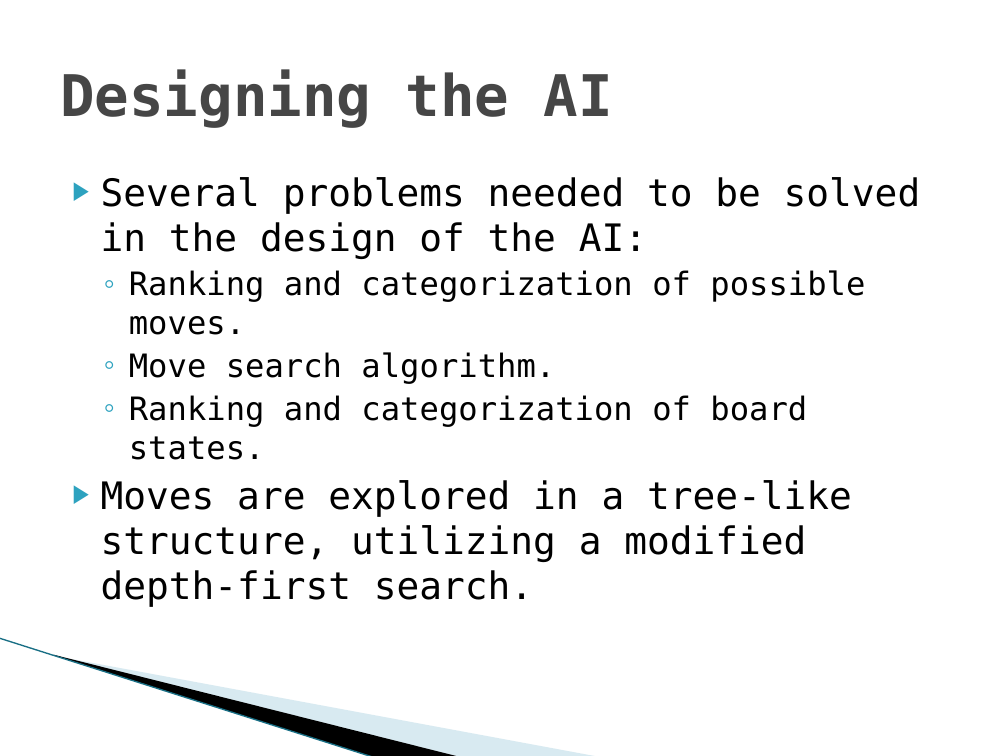
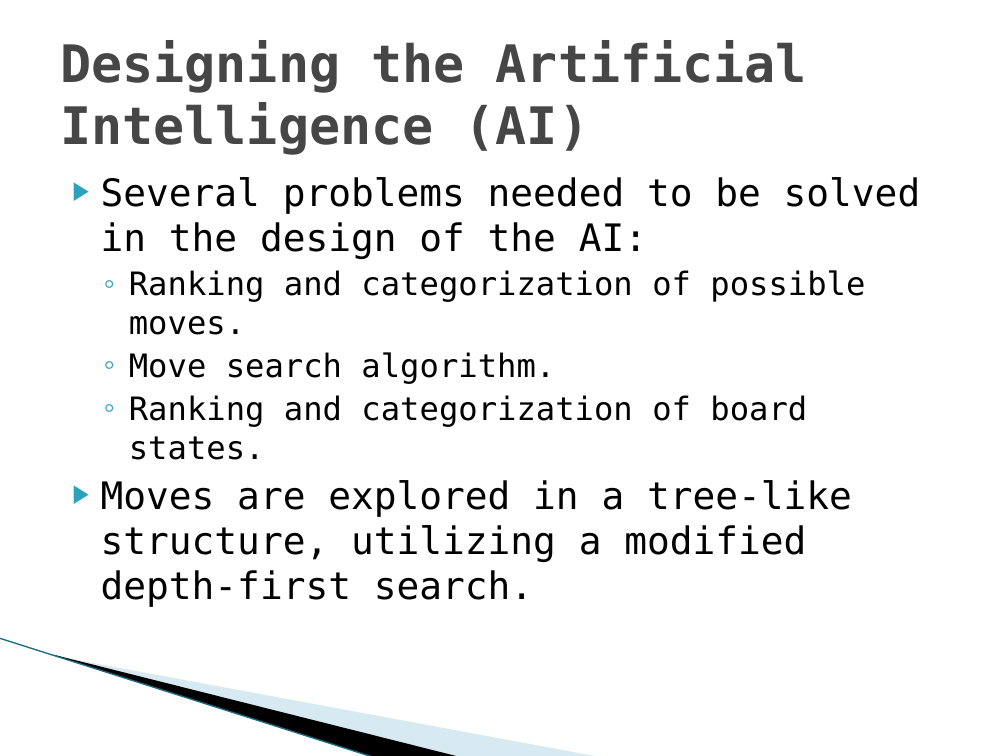
Before and after one commit to TadCordle/Senior-Project, a slide deck: slide 7 of Game Theory and Artificial Intelligence Design.pptx. Drawn at 1008x756 pixels with LibreOffice and Linux fonts; fonts in the diff are those of the drawing; background and template pictures are left out. Boxes give left, top, right and bottom in pixels: in the first picture for what was removed or moved away, otherwise in the second. Text is boxed around its words. In the diff, an @@ line names an element or a change of style, - is before the commit and + after.

```diff
--- a/Game Theory and Artificial Intelligence Design.pptx
+++ b/Game Theory and Artificial Intelligence Design.pptx
@@ title at box(60, 41, 807, 155): text changed; size 41 to 36.9 pt @@
-Designing the AI
+Designing the Artificial Intelligence (AI)
```
Also in this commit, not shown: 12 slides added.
